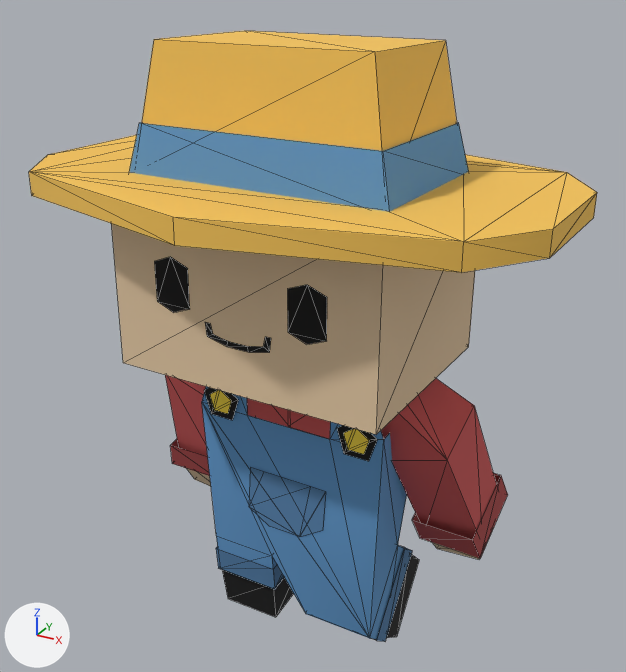
Two versions of the FBX model Assets/[BaifosFarm]/Baifo/ModeloAnimaciones/AnimacionesBaifo.fbx, one commit apart.
Before and after are seen from a camera (50 mm lens) standing at (3.569, 1.964, 0.907) and looking at (3.076, 2.859, 0.46). Arrows for +X, +Y and +Z are at lower left; the lights stay in place. Both versions are drawn at full value of the shape key 'BaifoPieIzqdoElevado2' of 'BaifoMorpher001'; the numbers are the values there. Mesh edges are drawn as thin lines.

Objects in the first picture: 'BaifoMorpher001'.
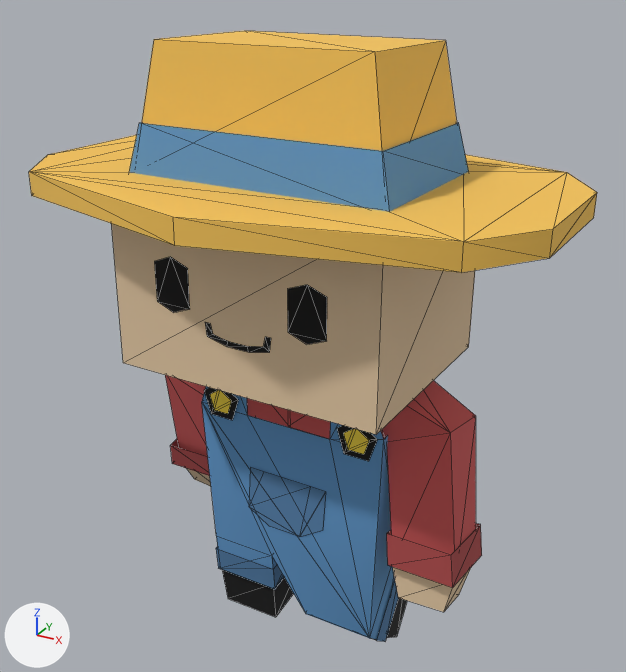
Location of each change, (x1, y1, x2, y2) in pixels of the pictures (626 x 672 px; the box of a moved part takes in the faces that stretch with it):
part 1 of me_mesh, moved or reshaped: before (381, 378, 508, 559); after (381, 380, 482, 612)

What changed in the scene script:
```text
Change me_mesh:
    where me_mesh.from_pydata(...)  # 229 vertices, 251 faces; spans x -0.383..0.383, y -0.396..0.31, z -0.033..0.544
    used by ob_baifomorpher001; location = (3.074, 2.862, 0.046); scale = (0.84, 0.662, 1.43)
    me_mesh part 1: 24 of 229 vertices moved; they spanned x 0.159..0.293, y -0.079..0.166, z 0.075..0.246 and now span x 0.159..0.293, y -0.146..0.058, z 0.077..0.247; mean shift (0.0, -0.133, 0.0); largest move (0.203, 0.074, 0.075) -> (0.203, -0.13, 0.086)
```
